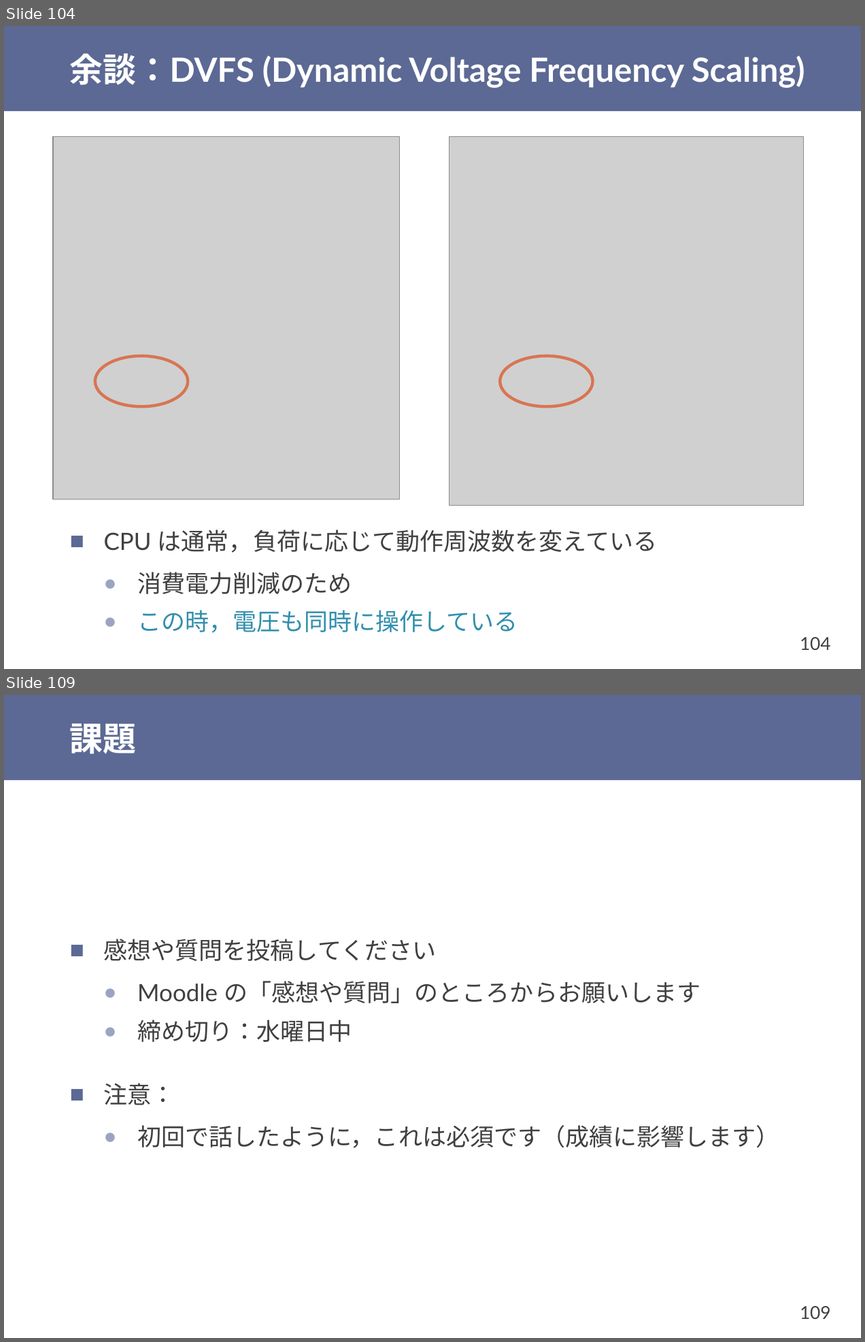
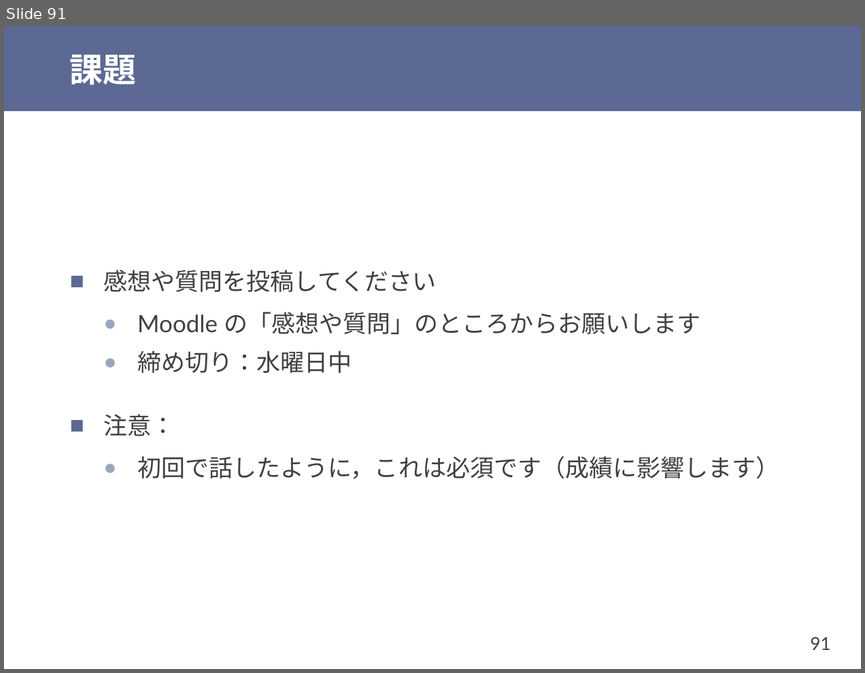
Before and after one commit to shioyadan/otya-computer-architecture-i, a slide deck: cai-shioya-03.pptx. Shown one above the other, each under a label of ours: slides 104 and 109 before the commit, slide 91 after it; the slides between them are not shown. The pictures are 865x1342 and 865x673 pixels, drawn with LibreOffice and Linux fonts; fonts in the diff are those of the drawing; grey boxes stand for pictures. Boxes give left, top, right and bottom in pixels: in the first picture for what was removed or moved away, otherwise in the second. Text is boxed around its words. In the diff, an @@ line names an element or a change of style, - is before the commit and + after.

```diff
--- a/cai-shioya-03.pptx
+++ b/cai-shioya-03.pptx
@@ slide 104 removed at bbox=[4, 26, 861, 669], background #FFFFFF; not listed: 2 template elements that a slide beside it also shows @@
@@ title removed at bbox=[70, 53, 805, 88] @@
-余談：DVFS (Dynamic Voltage Frequency Scaling)
@@ picture removed at bbox=[53, 137, 400, 499] @@
@@ picture removed at bbox=[449, 137, 804, 505] @@
@@ ellipse removed at bbox=[95, 356, 188, 406] @@
@@ ellipse removed at bbox=[500, 356, 593, 406] @@
@@ text removed at bbox=[104, 529, 657, 633] @@
-■ CPU は通常，負荷に応じて動作周波数を変えている
-  ● 消費電力削減のため
-  ● この時，電圧も同時に操作している
@@ what was slide 109 is now slide 91 @@
@@ page number at bbox=[810, 637, 830, 650]: text changed @@
-109
+91
```
Also in this commit, not shown: 3 slides changed, 25 other slides removed, 4 other files.
